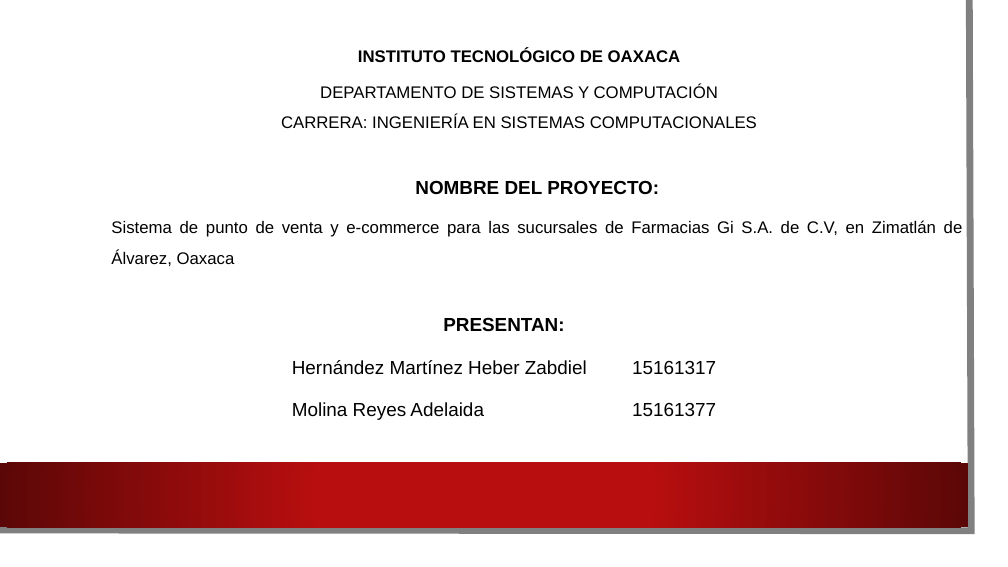
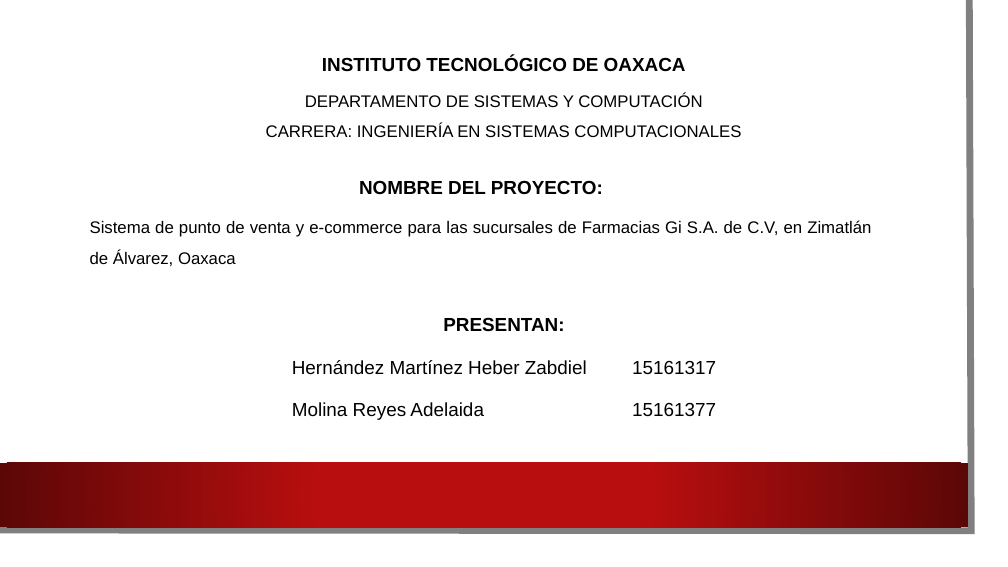
Before and after one commit to HeberZabdiel/FarmaciaGiDocumentos, a slide deck: slide 2 of Presentacion asesor uno.pptx. Drawn at 1008x567 pixels with LibreOffice and Linux fonts; fonts in the diff are those of the drawing; background and template pictures are left out. Boxes give left, top, right and bottom in pixels: in the first picture for what was removed or moved away, otherwise in the second. Text is boxed around its words. In the diff, an @@ line names an element or a change of style, - is before the commit and + after.

```diff
--- a/Presentacion asesor uno.pptx
+++ b/Presentacion asesor uno.pptx
@@ text "INSTITUTO TECNOLÓGICO DE OAXACA": place and size @@
-text "INSTITUTO TECNOLÓGICO DE OAXACA" at bbox=[281, 48, 757, 128]
+text "INSTITUTO TECNOLÓGICO DE OAXACA" at bbox=[266, 56, 741, 137]
@@ text at bbox=[322, 56, 686, 72]: size 16 to 18 pt in "INSTITUTO TECNOLÓGICO DE OAXACA" @@
@@ text "NOMBRE DEL PROYECTO:" rewrapped from bbox=[111, 180, 963, 266] to bbox=[90, 180, 871, 266] @@
```
Also in this commit, not shown: 5 other slides changed, 1 slide added.
